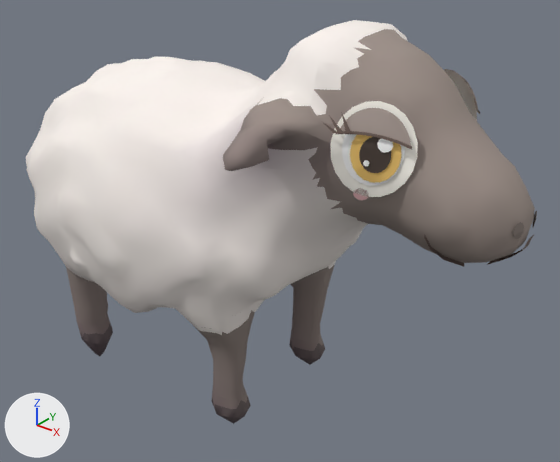
Before and after pictures for a commit that changed the glTF model art/models/limited/shorn_sheep.glb.
Both versions are drawn from a camera (50 mm lens) standing at (0.66, -0.757, 0.754) and looking at (0.034, 0.026, 0.269). Every picture has the same lights, and +X, +Y and +Z are marked at lower left. The picture after the commit comes second. Vertices at exactly the same position are counted once.

Names of what the first picture shows: 'shorn_sheep'.
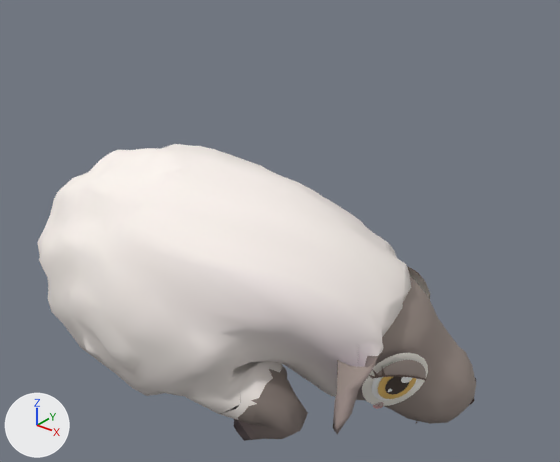
The newer file adds a shape key; the second version is drawn at full value of the shape key 'sleep' of 'shorn_sheep', and the change is written as the vertex moves it makes.

Pixel boxes (x1, y1, x2, y2) of what changed, in the pictures (560 x 462 px; the box of a moved part takes in the faces that stretch with it):
'shorn_sheep', reshaped (14% narrower, 26% shorter)
    before: (26, 20, 537, 424)
    after: (37, 144, 476, 441)
part 1 of me_shorn_sheep, moved or reshaped
    before: (330, 101, 418, 197)
    after: (362, 353, 428, 406)
part 2 of me_shorn_sheep, moved or reshaped
    before: (342, 134, 405, 186)
    after: (372, 377, 418, 400)
part 3 of me_shorn_sheep, moved or reshaped
    before: (350, 135, 401, 183)
    after: (378, 376, 417, 399)
part 4 of me_shorn_sheep, moved or reshaped
    before: (359, 137, 391, 173)
    after: (385, 376, 409, 395)
part 5 of me_shorn_sheep, moved or reshaped
    before: (377, 139, 393, 153)
    after: (401, 377, 412, 383)
part 6 of me_shorn_sheep, moved or reshaped (not visible afterwards)
    before: (363, 160, 369, 166)
part 7 of me_shorn_sheep, moved or reshaped
    before: (340, 108, 411, 146)
    after: (377, 360, 426, 379)
part 8 of me_shorn_sheep, moved or reshaped
    before: (336, 131, 412, 150)
    after: (374, 375, 426, 381)
part 9 of me_shorn_sheep, moved or reshaped
    before: (353, 188, 368, 200)
    after: (373, 402, 384, 409)
part 10 of me_shorn_sheep, moved or reshaped (not visible afterwards)
    before: (513, 222, 524, 239)
part 11 of me_shorn_sheep, moved or reshaped
    before: (444, 69, 477, 121)
    after: (408, 268, 430, 300)
part 12 of me_shorn_sheep, moved or reshaped (mostly hidden afterwards)
    before: (462, 77, 479, 113)
    after: (407, 266, 426, 283)
part 13 of me_shorn_sheep, moved or reshaped
    before: (26, 20, 535, 424)
    after: (37, 144, 476, 441)

Edits to the bpy script that builds the scene:
```text
Change me_shorn_sheep:
    remove me_shorn_sheep.from_pydata(...)  # 2481 vertices, 4144 faces; spans x -0.404..0.404, y -0.21..0.21, z 0.0..0.58
    add me_shorn_sheep.from_pydata(...)  # 2481 vertices, 4144 faces; spans x -0.404..0.307, y -0.201..0.234, z 0.0..0.359
    me_shorn_sheep part 1: the loose piece of 21 vertices spanning x 0.211..0.297, y -0.111..-0.074, z 0.423..0.526 is multiplied about its middle by the matrix ((0.814, -0.462, 0.351), (0.516, 0.853, -0.074), (-0.265, 0.241, 0.934)), then moved by (-0.008, 0.102, -0.359)
    me_shorn_sheep part 2: the loose piece of 21 vertices spanning x 0.224..0.285, y -0.107..-0.08, z 0.436..0.513 is multiplied about its middle by the matrix ((0.814, -0.462, 0.351), (0.516, 0.853, -0.074), (-0.265, 0.241, 0.934)), then moved by (-0.008, 0.102, -0.36)
    me_shorn_sheep part 3: the loose piece of 21 vertices spanning x 0.233..0.283, y -0.105..-0.083, z 0.441..0.502 is multiplied about its middle by the matrix ((0.814, -0.462, 0.351), (0.516, 0.853, -0.074), (-0.265, 0.241, 0.934)), then moved by (-0.009, 0.104, -0.36)
    me_shorn_sheep part 4: the loose piece of 21 vertices spanning x 0.243..0.274, y -0.102..-0.089, z 0.451..0.49 is multiplied about its middle by the matrix ((0.814, -0.462, 0.351), (0.516, 0.853, -0.074), (-0.265, 0.241, 0.934)), then moved by (-0.009, 0.105, -0.361)
    me_shorn_sheep part 5: the loose piece of 13 vertices spanning x 0.26..0.275, y -0.095..-0.088, z 0.475..0.491 is multiplied about its middle by the matrix ((0.814, -0.462, 0.351), (0.516, 0.853, -0.074), (-0.265, 0.241, 0.934)), then moved by (-0.008, 0.108, -0.363)
    me_shorn_sheep part 6: the loose piece of 11 vertices spanning x 0.249..0.255, y -0.102..-0.1, z 0.458..0.465 is scaled about its middle by (0.609, 1.92, 0.977), then moved by (-0.008, 0.103, -0.36)
    me_shorn_sheep part 7: the loose piece of 42 vertices spanning x 0.221..0.294, y -0.111..-0.082, z 0.483..0.52 is multiplied about its middle by the matrix ((0.814, -0.462, 0.351), (0.516, 0.853, -0.074), (-0.265, 0.241, 0.934)), then moved by (0.003, 0.102, -0.363)
    me_shorn_sheep part 8: the loose piece of 50 vertices spanning x 0.22..0.294, y -0.113..-0.083, z 0.481..0.495 is multiplied about its middle by the matrix ((0.814, -0.462, 0.351), (0.516, 0.853, -0.074), (-0.265, 0.241, 0.934)), then moved by (-0.001, 0.103, -0.362)
    me_shorn_sheep part 9: the loose piece of 15 vertices spanning x 0.24..0.256, y -0.105..-0.099, z 0.419..0.432 is multiplied about its middle by the matrix ((0.814, -0.462, 0.351), (0.516, 0.853, -0.074), (-0.265, 0.241, 0.934)), then moved by (-0.02, 0.104, -0.356)
    me_shorn_sheep part 10: the loose piece of 13 vertices spanning x 0.393..0.399, y -0.031..-0.019, z 0.388..0.408 is multiplied about its middle by the matrix ((0.814, -0.462, 0.351), (0.516, 0.853, -0.074), (-0.265, 0.241, 0.934)), then moved by (-0.092, 0.171, -0.375)
    me_shorn_sheep part 11: the loose piece of 21 vertices spanning x 0.211..0.296, y 0.063..0.103, z 0.423..0.526 is multiplied about its middle by the matrix ((0.814, -0.462, 0.351), (0.516, 0.853, -0.074), (-0.265, 0.241, 0.934)), then moved by (-0.089, 0.076, -0.317)
    me_shorn_sheep part 12: the loose piece of 42 vertices spanning x 0.221..0.293, y 0.072..0.103, z 0.483..0.52 is multiplied about its middle by the matrix ((0.814, -0.462, 0.351), (0.516, 0.853, -0.074), (-0.265, 0.241, 0.934)), then moved by (-0.082, 0.075, -0.318)
    me_shorn_sheep part 13: 2025 of 2481 vertices moved; they spanned x -0.404..0.404, y -0.21..0.21, z 0.0..0.58 and now span x -0.404..0.307, y -0.201..0.234, z 0.0..0.359; mean shift (0.005, 0.024, -0.173); largest move (0.404, -0.012, 0.386) -> (0.3, 0.161, 0.012)
    other edits to the shape of me_shorn_sheep do not show in these pictures
```
